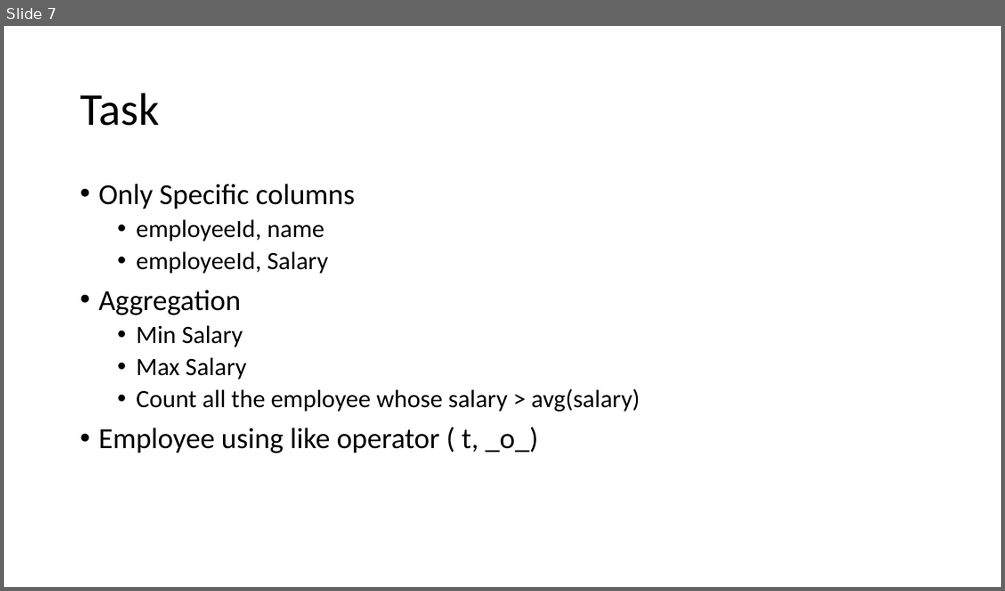
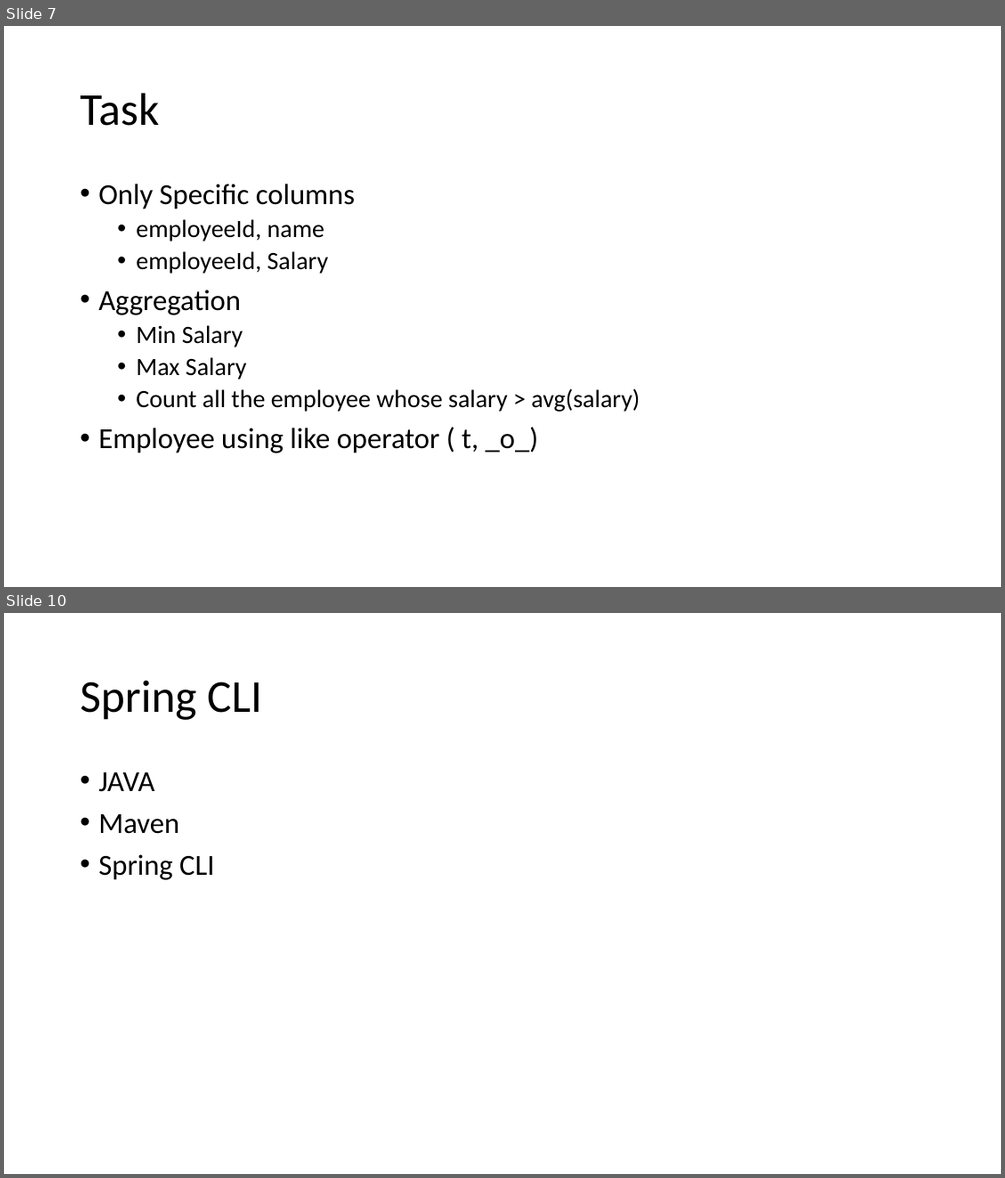
Before and after one commit to priyangm/pod_trg, a slide deck: FinishingSchool-June.pptx. Shown one above the other, each under a label of ours: slide 7 before the commit, slides 7 and 10 after it; the slides between them are not shown. The pictures are 1005x591 and 1005x1178 pixels, drawn with LibreOffice and Linux fonts; fonts in the diff are those of the drawing. Boxes give left, top, right and bottom in pixels: in the first picture for what was removed or moved away, otherwise in the second. Text is boxed around its words. In the diff, an @@ line names an element or a change of style, - is before the commit and + after.

```diff
--- a/FinishingSchool-June.pptx
+++ b/FinishingSchool-June.pptx
@@ slide 10 added at bbox=[4, 613, 1001, 1174], background #FFFFFF @@
@@ title added at bbox=[80, 680, 262, 720], 44 pt, text #000000 @@
+Spring CLI
@@ text added at bbox=[98, 772, 214, 880], 28 pt, text #000000 @@
+• JAVA
+• Maven
+• Spring CLI
```
Also in this commit, not shown: 5 other slides added.
